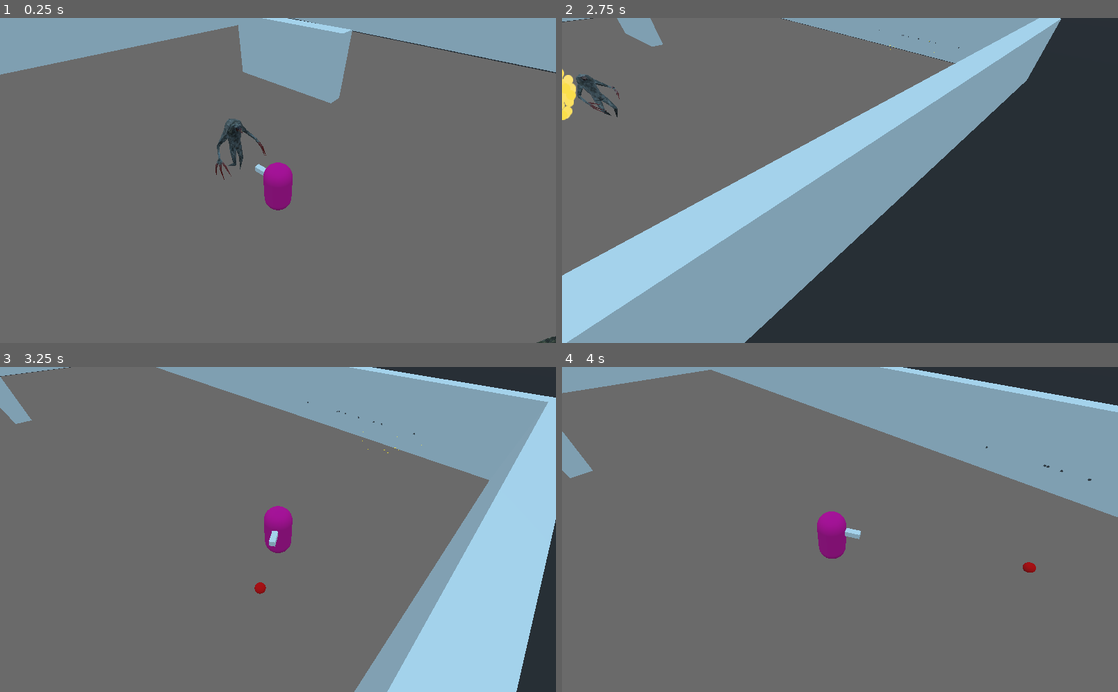
Above: before the commit, frames 1-4 (two rows, left to right).
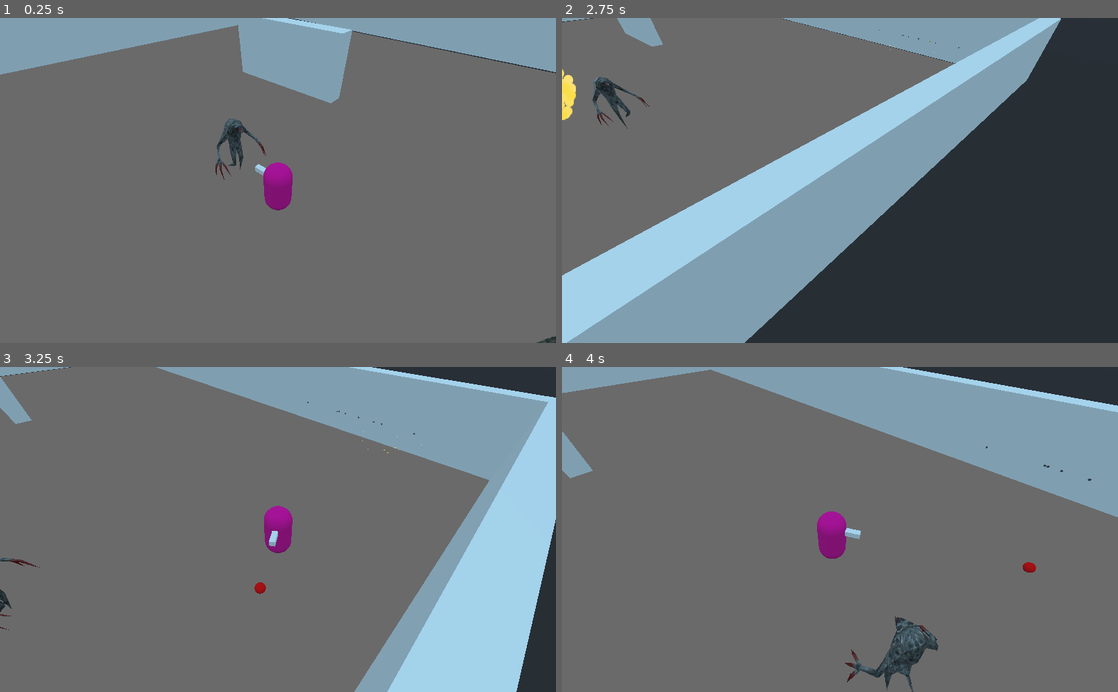
Above: after the commit, the same moments.

Repository: gusemil/topdownshooter3d-demo
Game: Godot game, scene res://scenes/World.tscn
The game is run twice, just before and just after one commit, with the same random seed, the same clock (stepped at 60 frames per second) and the same inputs.
Inputs (mouse positions are in pixels of both pictures, inside the frame that each line leads up to):
- Up to frame 1 (0.25 s): no input
- Up to frame 2 (2.75 s): move the mouse to (962, 164) at 0.52 s; press the mouse at (962, 164) at 0.53 s; hold D (move_right) 0.53-1.28 s; move the mouse to (728, 196) at 1.27 s; release the mouse at (728, 196) at 1.28 s; hold S (move_backward) 1.28-2.03 s; click (728, 196) at 1.35 s; move the mouse to (895, 109) at 2.02 s; press the mouse at (895, 109) at 2.03 s; hold D (move_right) from 2.03 s (still down)
- Up to frame 3 (3.25 s): move the mouse to (250, 594) at 2.77 s; release D (move_right) at 2.78 s; release the mouse at (250, 594) at 2.78 s; hold W (move_forward) from 2.78 s (still down); click (250, 594) at 2.85 s
- Up to frame 4 (4 s): move the mouse to (1006, 578) at 3.52 s; release W (move_forward) at 3.53 s; press the mouse at (1006, 578) at 3.53 s; hold A (move_left) from 3.53 s (still down)

Frame 1 is identical in both runs. In frame 2, 0.7% of the frame differs, in the area x 2-16%, y 17-35%; in frame 3, 0.1%; in frame 4, 1.2%, in the area x 50-68%, y 76-100%.

Commit message:
pain states in doom style

Diff:
--- a/scenes/MeleeEnemy.tscn
+++ b/scenes/MeleeEnemy.tscn
@@ -26,6 +26,9 @@
 
 [node name="Graphics" parent="." instance=ExtResource( 1 )]
 
+[node name="Skeleton" parent="Graphics/Armature" index="0"]
+bones/1/bound_children = [ NodePath("BoneAttachment") ]
+
 [node name="BoneAttachment" type="BoneAttachment" parent="Graphics/Armature/Skeleton" index="1"]
 transform = Transform( 1, 0, 2.38418e-07, -8.6824e-08, 0.931334, 0.364166, -2.22047e-07, -0.364166, 0.931334, 0, 1.13977, 0 )
 bone_name = "body"
@@ -37,7 +40,6 @@
 shape = SubResource( 2 )
 
 [node name="HealthManager" parent="." instance=ExtResource( 4 )]
-max_health = 10
 
 [node name="AttackArea" type="Spatial" parent="."]
 transform = Transform( 1, 0, 0, 0, 1, 0, 0, 0, 1, 0, 1, 1.53433 )
--- a/scripts/Enemy.gd
+++ b/scripts/Enemy.gd
@@ -1,6 +1,6 @@
 extends KinematicBody
 
-enum STATE {IDLE, CHASE, ATTACK, DEAD}
+enum STATE {IDLE, CHASE, ATTACK, PAIN, DEAD}
 var current_state = STATE.IDLE
 
 onready var animation_player = $Graphics/AnimationPlayer
@@ -28,6 +28,18 @@
 export var stop_moving_when_attacking = true
 export var attack_damage = 10
 
+#Pain state ala Doom
+export var pain_chance : int = 3 #1/3 chance for pain state
+export var pain_length : float = 0.3
+#export var pain_speed_modifier : float = 0.33
+#export var pain_animation_speed = 1.0
+var in_pain : bool = false
+var pain_timer : Timer
+var is_dead : bool = false
+
+# RNG
+var rng = RandomNumberGenerator.new()
+
 # Navigation and player sensing
 var player = null #reference to the player
 var path = []
@@ -40,6 +52,7 @@
 export var body_removes_after_seconds = 5
 var body_removal_timer : Timer
 func _ready():
+	rng.randomize() #setting up the seed
 	player = get_tree().get_nodes_in_group("player")[0] # When multiplayer is implemented take the nearest player object with the tag/group "player"
 	var bone_attachments = $Graphics/Armature/Skeleton.get_children()
 	for bone_attachment in bone_attachments:
@@ -56,6 +69,13 @@
 	body_removal_timer.wait_time = body_removes_after_seconds
 	body_removal_timer.connect("timeout", self, "remove_body")
 	add_child(body_removal_timer)
+
+	# Pain
+	pain_timer = Timer.new()
+	pain_timer.wait_time = pain_length
+	pain_timer.connect("timeout", self, "end_pain")
+	pain_timer.one_shot = true
+	add_child(pain_timer)
 
 	# Attack
 	attack_timer = Timer.new()
@@ -66,6 +86,8 @@
 	if is_melee:
 		damage_area.set_damage(attack_damage)
 
+	health_manager.connect("dead", self, "death") #Kun healthmanagerin dead emitataan niin pelaajan death funktio aktivoituu
+
 func set_state(state: int):
 	current_state = state
 
@@ -77,8 +99,14 @@
 		on_death()
 
 func take_damage(damage: int): #refactor this. Vector3 is unnecessary
-	print("enemy got hit!")
-	health_manager.take_damage(damage)
+	if !is_dead:
+		print("enemy got hit!")
+		health_manager.take_damage(damage)
+
+		var pain = rng.randi_range(1,pain_chance)
+		print(pain, "/", pain_chance)
+		if pain == pain_chance:
+			set_state(STATE.PAIN)
 func disable_all_collisions():
 	$CollisionShape.disabled = true #Much better collision disabling
 
@@ -87,6 +115,8 @@
 	queue_free()
 
 func on_death():
+	is_dead = true
+	print("Enemy is dead")
 	animation_player.play("die")
 	disable_all_collisions()
 	#TODO STOP MOVEMENT
@@ -141,6 +171,23 @@
 
 func emit_attack_signal():
 	emit_signal("attack")
+
+func start_pain():
+	if !is_dead:
+		in_pain = true
+		print("START PAIN")
+		#animation_player.play("pain", -1, pain_animation_speed)
+		pain_timer.start()
+
+
+func end_pain():
+	if !is_dead:
+		in_pain = false
+		set_state(STATE.CHASE)
+		print("END PAIN")
+
+func death():
+	set_state(STATE.DEAD)
 
 func within_distance_of_player(distance: float):
 	return global_transform.origin.distance_to(player.global_transform.origin) < attack_range
@@ -175,8 +222,10 @@
 		#ATTACK
 	elif(current_state == STATE.ATTACK):
 		set_movement_vector(Vector3.ZERO)
+
 		if face_towards_player_when_attacking:
 			face_direction(global_transform.origin.direction_to(player.global_transform.origin),delta) #always face towards player during attack
+
 		if stop_moving_when_attacking:
 			if can_attack:
 				if !within_distance_of_player(attack_range) or !can_see_player():
@@ -192,3 +241,9 @@
 		#DEAD
 	elif(current_state == STATE.DEAD):
 		pass
+
+		#PAIN
+	elif(current_state == STATE.PAIN):
+		if !in_pain and !is_dead:
+				set_movement_vector(Vector3.ZERO)
+				start_pain()
